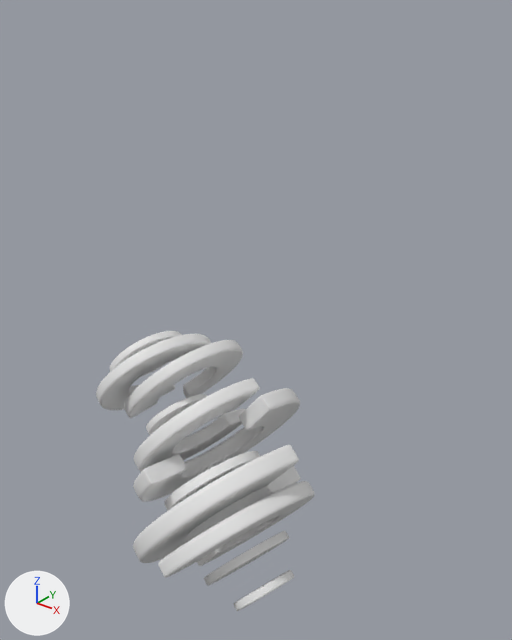
An edit to the glTF model src/element16.glb, drawn before and after from the same camera.
Before and after are seen from a 50 mm lens placed at (5.15, -8.17, 3.49), pointed at (-1.0, -0.48, -1.28). Lighting does not change. The marker at lower left points along +X, +Y and +Z.

In view in the first picture: 'Cylinder 0', 'Cylinder 1', 'Cylinder 3', 'Cylinder 6', 'Cylinder_1 0', 'Tube 2', 'Tube 5', 'Tube 8', 'Tube_1 1', 'Tube_1 4', 'Tube_1 7'.
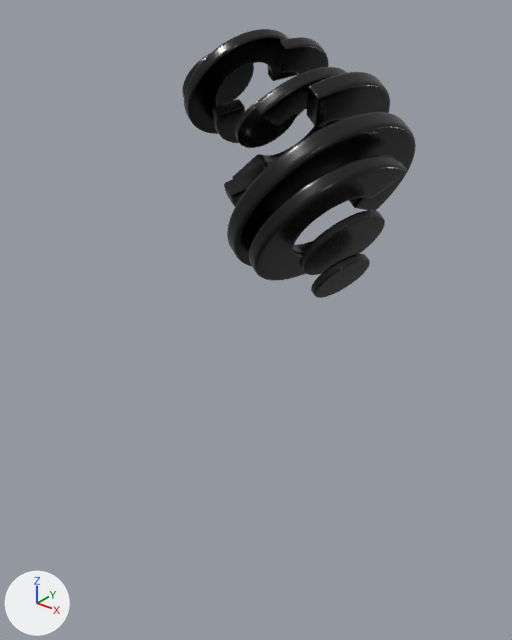
ob_cloner_glass is not drawn itself; it is the parent of ob_cylinder_1_0, ob_cylinder_1.

Boxes (x1, y1, x2, y2) around the edits, measured in the pictures (512 x 640 px):
'Tube 2', recoloured, moved, turned: before (133, 445, 301, 563); after (227, 112, 416, 267)
'Tube_1 1', recoloured, moved, turned: before (158, 481, 315, 577); after (249, 155, 407, 280)
'Tube_1 4', recoloured, moved, turned: before (133, 388, 300, 501); after (224, 72, 390, 207)
'Tube 8', recoloured, moved, turned: before (96, 334, 211, 410); after (184, 29, 296, 134)
'Tube 5', recoloured, moved, turned: before (134, 378, 260, 472); after (232, 67, 347, 179)
'Tube_1 7', recoloured, moved, turned: before (124, 340, 243, 418); after (212, 37, 329, 143)
'Cylinder 0', recoloured, moved: before (204, 531, 289, 586); after (300, 210, 385, 275)
'Cylinder 6', recoloured, moved: before (146, 394, 208, 435); after (235, 98, 298, 148)
'Cylinder_1 0', recoloured, moved, turned: before (234, 570, 294, 611); after (311, 254, 370, 298)
'Cylinder 1', recoloured, moved, turned: before (110, 331, 182, 376); after (182, 52, 254, 104)
'Cylinder 3', recoloured, moved (not visible afterwards): before (164, 451, 260, 511)

What changed in the scene script:
```text
Change me_cylinder_1_0:
    where me_cylinder_1_0.from_pydata(...)  # 2946 vertices, 5888 faces; spans x -0.342..0.342, y -0.342..0.342, z -0.045..0.045
    add me_cylinder_1_0.materials.append(mat_aluminum)  # black #000000
Change me_cylinder_1:
    where me_cylinder_1.from_pydata(...)  # 2946 vertices, 5888 faces; spans x -0.488..0.488, y -0.488..0.488, z -0.045..0.045
    add me_cylinder_1.materials.append(mat_aluminum)  # black #000000
Change me_cylinder_0:
    where me_cylinder_0.from_pydata(...)  # 2946 vertices, 5888 faces; spans x -0.488..0.488, y -0.488..0.488, z -0.045..0.045
    add me_cylinder_0.materials.append(mat_aluminum_001)  # black #000000
Change me_tube_1_1:
    where me_tube_1_1.from_pydata(...)  # 7122 vertices, 14240 faces; spans x -0.99..0.99, y -0.99..0.99, z -0.09..0.09
    add me_tube_1_1.materials.append(mat_aluminum_001)  # black #000000
Change me_tube_2:
    where me_tube_2.from_pydata(...)  # 7122 vertices, 14240 faces; spans x -0.99..0.99, y -0.99..0.99, z -0.09..0.09
    add me_tube_2.materials.append(mat_aluminum_001)  # black #000000
Change me_cylinder_3:
    where me_cylinder_3.from_pydata(...)  # 2946 vertices, 5888 faces; spans x -0.488..0.488, y -0.488..0.488, z -0.045..0.045
    add me_cylinder_3.materials.append(mat_aluminum_001)  # black #000000
Change me_tube_1_4:
    where me_tube_1_4.from_pydata(...)  # 7122 vertices, 14240 faces; spans x -0.99..0.99, y -0.99..0.99, z -0.09..0.09
    add me_tube_1_4.materials.append(mat_aluminum_001)  # black #000000
Change me_tube_5:
    where me_tube_5.from_pydata(...)  # 7122 vertices, 14240 faces; spans x -0.99..0.99, y -0.99..0.99, z -0.09..0.09
    add me_tube_5.materials.append(mat_aluminum_001)  # black #000000
Change me_cylinder_6:
    where me_cylinder_6.from_pydata(...)  # 2946 vertices, 5888 faces; spans x -0.488..0.488, y -0.488..0.488, z -0.045..0.045
    add me_cylinder_6.materials.append(mat_aluminum_001)  # black #000000
Change me_tube_1_7:
    where me_tube_1_7.from_pydata(...)  # 7122 vertices, 14240 faces; spans x -0.99..0.99, y -0.99..0.99, z -0.09..0.09
    add me_tube_1_7.materials.append(mat_aluminum_001)  # black #000000
Change me_tube_8:
    where me_tube_8.from_pydata(...)  # 7122 vertices, 14240 faces; spans x -0.99..0.99, y -0.99..0.99, z -0.09..0.09
    add me_tube_8.materials.append(mat_aluminum_001)  # black #000000
Change ob_cloner_glass:
    ob_cloner_glass.parent: ob_objects -> ob_subdivision_surface
    ob_cloner_glass.rotation_euler: (0.0, 0.0, 0.0) -> (-0.614, -0.74, 0.581)  # degrees (0, 0, 0) -> degrees (-35, -42, 33)
Change ob_cylinder_0:
    ob_cylinder_0.parent: ob_cloner_1 -> ob_cloner
Change ob_tube_1_1:
    ob_tube_1_1.parent: ob_cloner_1 -> ob_cloner
    ob_tube_1_1.location: (0.127, 0.116, 0.427) -> (0.118, 0.13, 0.427)
    ob_tube_1_1.rotation_euler: (-0.00388, -0.0115, -2.053) -> (0.00859, 0.00861, 1.548)  # degrees (-0.2, -0.7, -118) -> degrees (0.5, 0.5, 89)
Change ob_tube_2:
    ob_tube_2.parent: ob_cloner_1 -> ob_cloner
    ob_tube_2.rotation_euler: (-0.0171, 0.0148, 1.236) -> (0.016, 0.016, 2.88)  # degrees (-1, 0.8, 71) -> degrees (0.9, 0.9, 165)
Change ob_cylinder_3:
    ob_cylinder_3.parent: ob_cloner_1 -> ob_cloner
Change ob_tube_1_4:
    ob_tube_1_4.parent: ob_cloner_1 -> ob_cloner
    ob_tube_1_4.rotation_euler: (0.0407, 0.00597, -0.412) -> (0.0291, 0.029, -1.051)  # degrees (2.3, 0.3, -24) -> degrees (1.7, 1.7, -60)
Change ob_tube_5:
    ob_tube_5.parent: ob_cloner_1 -> ob_cloner
    ob_tube_5.rotation_euler: (-0.0223, -0.0294, 1.424) -> (0.0261, 0.0261, -1.58)  # degrees (-1.3, -1.7, 82) -> degrees (1.5, 1.5, -91)
Change ob_cylinder_6:
    ob_cylinder_6.parent: ob_cloner_1 -> ob_cloner
Change ob_tube_1_7:
    ob_tube_1_7.parent: ob_cloner_1 -> ob_cloner
    ob_tube_1_7.rotation_euler: (-0.0349, 0.0246, -2.596) -> (0.0302, 0.0302, -0.852)  # degrees (-2, 1.4, -149) -> degrees (1.7, 1.7, -49)
Change ob_tube_8:
    ob_tube_8.parent: ob_cloner_1 -> ob_cloner
    ob_tube_8.rotation_euler: (0.00737, 0.0166, 1.943) -> (0.0128, 0.0128, 2.31)  # degrees (0.4, 1, 111) -> degrees (0.7, 0.7, 132)
Add ob_cloner:
    ob_cloner = bpy.data.objects.new('Cloner', None)
    ob_cloner.parent = ob_subdivision_surface
    ob_cloner.location = (0.057, 0.0133, -0.0195)
    ob_cloner.rotation_euler = (-0.614, -0.74, 0.581)  # degrees (-35, -42, 33)
```
